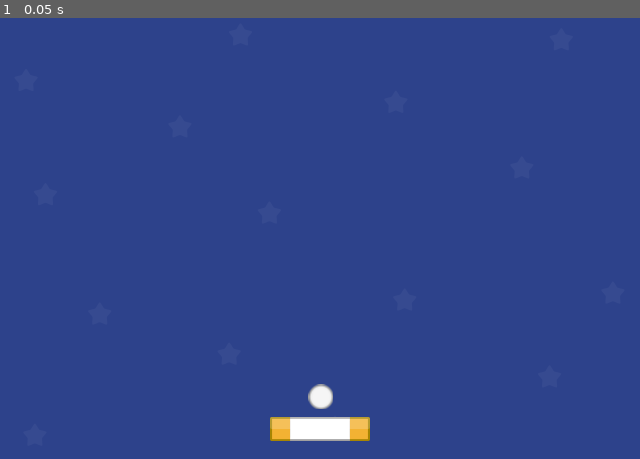
Above: before the commit, frame 1.
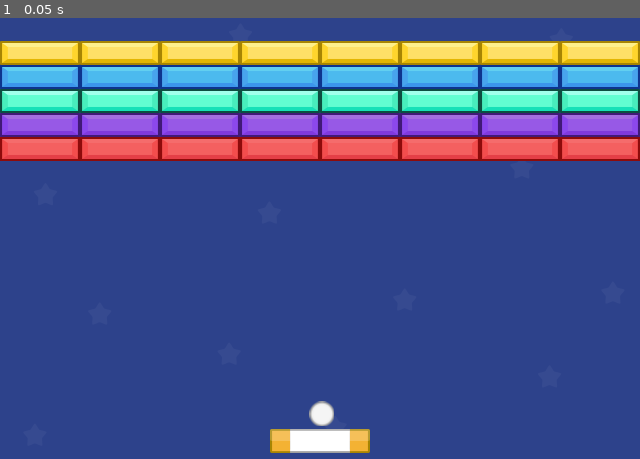
Above: after the commit, the same moment.

Repository: KvotheRMaedre/super-arkanoid
Game: Godot game, scene res://Scenes/level_one.tscn
Same seed, same stepped clock (60 frames per second), same inputs: the game is played once before the commit and once after it.
Inputs:
- Up to frame 1 (0.05 s): no input

The runs differ from the first frame. In frame 1, 29% of the frame differs, in the area x 0-100%, y 5-99%.

Commit message:
Adding blocks to the level one scene

Diff:
--- a/Scenes/block.tscn
+++ b/Scenes/block.tscn
@@ -1,14 +1,10 @@
-[gd_scene load_steps=3 format=3 uid="uid://bl6351hmnk701"]
-
-[ext_resource type="Texture2D" uid="uid://fsb1hgb8wd5" path="res://Assets/BlueBlock.png" id="1_f6r23"]
+[gd_scene load_steps=2 format=3 uid="uid://bl6351hmnk701"]
 
 [sub_resource type="RectangleShape2D" id="RectangleShape2D_c7ou6"]
 size = Vector2(80, 24)
 
 [node name="Block" type="StaticBody2D"]
 
-[node name="Sprite" type="Sprite2D" parent="."]
-texture = ExtResource("1_f6r23")
-
 [node name="Collision" type="CollisionShape2D" parent="."]
+position = Vector2(40, 12)
 shape = SubResource("RectangleShape2D_c7ou6")
--- a/Scenes/level_one.tscn
+++ b/Scenes/level_one.tscn
@@ -1,15 +1,312 @@
-[gd_scene load_steps=4 format=3 uid="uid://8i0sw8cy1fgs"]
+[gd_scene load_steps=10 format=3 uid="uid://8i0sw8cy1fgs"]
 
 [ext_resource type="PackedScene" uid="uid://d1pfcjupej81" path="res://Scenes/environment.tscn" id="1_sscwm"]
 [ext_resource type="PackedScene" uid="uid://7pdh0uasxch3" path="res://Scenes/ball.tscn" id="2_58ufe"]
 [ext_resource type="PackedScene" uid="uid://cwkkwqiphve72" path="res://Scenes/player.tscn" id="3_b4krb"]
+[ext_resource type="PackedScene" uid="uid://bl6351hmnk701" path="res://Scenes/block.tscn" id="4_qvnxx"]
+[ext_resource type="Texture2D" uid="uid://cifsnn2kaacnt" path="res://Assets/RedBlock.png" id="5_rv8my"]
+[ext_resource type="Texture2D" uid="uid://b0kvgrcyl6wm6" path="res://Assets/PurpleBlock.png" id="6_py0tt"]
+[ext_resource type="Texture2D" uid="uid://d1hgioqn3jitt" path="res://Assets/GreenBlock.png" id="7_kalfu"]
+[ext_resource type="Texture2D" uid="uid://fsb1hgb8wd5" path="res://Assets/BlueBlock.png" id="8_7bxq6"]
+[ext_resource type="Texture2D" uid="uid://ci01kph3r60cs" path="res://Assets/YellowBlock.png" id="9_017bd"]
 
 [node name="LevelOne" type="Node2D"]
 
 [node name="Environment" parent="." instance=ExtResource("1_sscwm")]
+metadata/_edit_lock_ = true
 
 [node name="Player" parent="." instance=ExtResource("3_b4krb")]
-position = Vector2(0, 29)
+position = Vector2(0, 41)
 
 [node name="Ball" parent="." instance=ExtResource("2_58ufe")]
-position = Vector2(321, 404)
+position = Vector2(322, 421)
+
+[node name="RedBLocks" type="Node2D" parent="."]
+
+[node name="Block" parent="RedBLocks" instance=ExtResource("4_qvnxx")]
+position = Vector2(0, 144)
+
+[node name="Sprite" type="Sprite2D" parent="RedBLocks/Block"]
+texture = ExtResource("5_rv8my")
+centered = false
+
+[node name="Block2" parent="RedBLocks" instance=ExtResource("4_qvnxx")]
+position = Vector2(80, 144)
+
+[node name="Sprite" type="Sprite2D" parent="RedBLocks/Block2"]
+texture = ExtResource("5_rv8my")
+centered = false
+
+[node name="Block3" parent="RedBLocks" instance=ExtResource("4_qvnxx")]
+position = Vector2(160, 144)
+
+[node name="Sprite" type="Sprite2D" parent="RedBLocks/Block3"]
+texture = ExtResource("5_rv8my")
+centered = false
+
+[node name="Block4" parent="RedBLocks" instance=ExtResource("4_qvnxx")]
+position = Vector2(240, 144)
+
+[node name="Sprite" type="Sprite2D" parent="RedBLocks/Block4"]
+texture = ExtResource("5_rv8my")
+centered = false
+
+[node name="Block5" parent="RedBLocks" instance=ExtResource("4_qvnxx")]
+position = Vector2(320, 144)
+
+[node name="Sprite" type="Sprite2D" parent="RedBLocks/Block5"]
+texture = ExtResource("5_rv8my")
+centered = false
+
+[node name="Block6" parent="RedBLocks" instance=ExtResource("4_qvnxx")]
+position = Vector2(400, 144)
+
+[node name="Sprite" type="Sprite2D" parent="RedBLocks/Block6"]
+texture = ExtResource("5_rv8my")
+centered = false
+
+[node name="Block7" parent="RedBLocks" instance=ExtResource("4_qvnxx")]
+position = Vector2(480, 144)
+
+[node name="Sprite" type="Sprite2D" parent="RedBLocks/Block7"]
+texture = ExtResource("5_rv8my")
+centered = false
+
+[node name="Block8" parent="RedBLocks" instance=ExtResource("4_qvnxx")]
+position = Vector2(560, 144)
+
+[node name="Sprite" type="Sprite2D" parent="RedBLocks/Block8"]
+texture = ExtResource("5_rv8my")
+centered = false
+
+[node name="PurpleBlocks" type="Node2D" parent="."]
+position = Vector2(560, 120)
+
+[node name="Block9" parent="PurpleBlocks" instance=ExtResource("4_qvnxx")]
+position = Vector2(-560, 0)
+
+[node name="Sprite" type="Sprite2D" parent="PurpleBlocks/Block9"]
+texture = ExtResource("6_py0tt")
+centered = false
+
+[node name="Block10" parent="PurpleBlocks" instance=ExtResource("4_qvnxx")]
+position = Vector2(-480, 0)
+
+[node name="Sprite" type="Sprite2D" parent="PurpleBlocks/Block10"]
+texture = ExtResource("6_py0tt")
+centered = false
+
+[node name="Block11" parent="PurpleBlocks" instance=ExtResource("4_qvnxx")]
+position = Vector2(-400, 0)
+
+[node name="Sprite" type="Sprite2D" parent="PurpleBlocks/Block11"]
+texture = ExtResource("6_py0tt")
+centered = false
+
+[node name="Block12" parent="PurpleBlocks" instance=ExtResource("4_qvnxx")]
+position = Vector2(-320, 0)
+
+[node name="Sprite" type="Sprite2D" parent="PurpleBlocks/Block12"]
+texture = ExtResource("6_py0tt")
+centered = false
+
+[node name="Block13" parent="PurpleBlocks" instance=ExtResource("4_qvnxx")]
+position = Vector2(-240, 0)
+
+[node name="Sprite" type="Sprite2D" parent="PurpleBlocks/Block13"]
+texture = ExtResource("6_py0tt")
+centered = false
+
+[node name="Block14" parent="PurpleBlocks" instance=ExtResource("4_qvnxx")]
+position = Vector2(-160, 0)
+
+[node name="Sprite" type="Sprite2D" parent="PurpleBlocks/Block14"]
+texture = ExtResource("6_py0tt")
+centered = false
+
+[node name="Block15" parent="PurpleBlocks" instance=ExtResource("4_qvnxx")]
+position = Vector2(-80, 0)
+
+[node name="Sprite" type="Sprite2D" parent="PurpleBlocks/Block15"]
+texture = ExtResource("6_py0tt")
+centered = false
+
+[node name="Block16" parent="PurpleBlocks" instance=ExtResource("4_qvnxx")]
+
+[node name="Sprite" type="Sprite2D" parent="PurpleBlocks/Block16"]
+texture = ExtResource("6_py0tt")
+centered = false
+
+[node name="GreenBlocks" type="Node2D" parent="."]
+
+[node name="Block17" parent="GreenBlocks" instance=ExtResource("4_qvnxx")]
+position = Vector2(0, 96)
+
+[node name="Sprite" type="Sprite2D" parent="GreenBlocks/Block17"]
+texture = ExtResource("7_kalfu")
+centered = false
+
+[node name="Block18" parent="GreenBlocks" instance=ExtResource("4_qvnxx")]
+position = Vector2(80, 96)
+
+[node name="Sprite" type="Sprite2D" parent="GreenBlocks/Block18"]
+texture = ExtResource("7_kalfu")
+centered = false
+
+[node name="Block19" parent="GreenBlocks" instance=ExtResource("4_qvnxx")]
+position = Vector2(160, 96)
+
+[node name="Sprite" type="Sprite2D" parent="GreenBlocks/Block19"]
+texture = ExtResource("7_kalfu")
+centered = false
+
+[node name="Block20" parent="GreenBlocks" instance=ExtResource("4_qvnxx")]
+position = Vector2(240, 96)
+
+[node name="Sprite" type="Sprite2D" parent="GreenBlocks/Block20"]
+texture = ExtResource("7_kalfu")
+centered = false
+
+[node name="Block21" parent="GreenBlocks" instance=ExtResource("4_qvnxx")]
+position = Vector2(320, 96)
+
+[node name="Sprite" type="Sprite2D" parent="GreenBlocks/Block21"]
+texture = ExtResource("7_kalfu")
+centered = false
+
+[node name="Block22" parent="GreenBlocks" instance=ExtResource("4_qvnxx")]
+position = Vector2(400, 96)
+
+[node name="Sprite" type="Sprite2D" parent="GreenBlocks/Block22"]
+texture = ExtResource("7_kalfu")
+centered = false
+
+[node name="Block23" parent="GreenBlocks" instance=ExtResource("4_qvnxx")]
+position = Vector2(480, 96)
+
+[node name="Sprite" type="Sprite2D" parent="GreenBlocks/Block23"]
+texture = ExtResource("7_kalfu")
+centered = false
+
+[node name="Block24" parent="GreenBlocks" instance=ExtResource("4_qvnxx")]
+position = Vector2(560, 96)
+
+[node name="Sprite" type="Sprite2D" parent="GreenBlocks/Block24"]
+texture = ExtResource("7_kalfu")
+centered = false
+
+[node name="BlueBlocks" type="Node2D" parent="."]
+position = Vector2(0, 72)
+
+[node name="Block25" parent="BlueBlocks" instance=ExtResource("4_qvnxx")]
+
+[node name="Sprite" type="Sprite2D" parent="BlueBlocks/Block25"]
+texture = ExtResource("8_7bxq6")
+centered = false
+
+[node name="Block26" parent="BlueBlocks" instance=ExtResource("4_qvnxx")]
+position = Vector2(80, 0)
+
+[node name="Sprite" type="Sprite2D" parent="BlueBlocks/Block26"]
+texture = ExtResource("8_7bxq6")
+centered = false
+
+[node name="Block27" parent="BlueBlocks" instance=ExtResource("4_qvnxx")]
+position = Vector2(160, 0)
+
+[node name="Sprite" type="Sprite2D" parent="BlueBlocks/Block27"]
+texture = ExtResource("8_7bxq6")
+centered = false
+
+[node name="Block28" parent="BlueBlocks" instance=ExtResource("4_qvnxx")]
+position = Vector2(240, 0)
+
+[node name="Sprite" type="Sprite2D" parent="BlueBlocks/Block28"]
+texture = ExtResource("8_7bxq6")
+centered = false
+
+[node name="Block29" parent="BlueBlocks" instance=ExtResource("4_qvnxx")]
+position = Vector2(320, 0)
+
+[node name="Sprite" type="Sprite2D" parent="BlueBlocks/Block29"]
+texture = ExtResource("8_7bxq6")
+centered = false
+
+[node name="Block30" parent="BlueBlocks" instance=ExtResource("4_qvnxx")]
+position = Vector2(400, 0)
+
+[node name="Sprite" type="Sprite2D" parent="BlueBlocks/Block30"]
+texture = ExtResource("8_7bxq6")
+centered = false
+
+[node name="Block31" parent="BlueBlocks" instance=ExtResource("4_qvnxx")]
+position = Vector2(480, 0)
+
+[node name="Sprite" type="Sprite2D" parent="BlueBlocks/Block31"]
+texture = ExtResource("8_7bxq6")
+centered = false
+
+[node name="Block32" parent="BlueBlocks" instance=ExtResource("4_qvnxx")]
+position = Vector2(560, 0)
+
+[node name="Sprite" type="Sprite2D" parent="BlueBlocks/Block32"]
+texture = ExtResource("8_7bxq6")
+centered = false
+
+[node name="YellowBlocks" type="Node2D" parent="."]
+
+[node name="Block33" parent="YellowBlocks" instance=ExtResource("4_qvnxx")]
+position = Vector2(0, 48)
+
+[node name="Sprite" type="Sprite2D" parent="YellowBlocks/Block33"]
+texture = ExtResource("9_017bd")
+centered = false
+
+[node name="Block34" parent="YellowBlocks" instance=ExtResource("4_qvnxx")]
+position = Vector2(80, 48)
+
+[node name="Sprite" type="Sprite2D" parent="YellowBlocks/Block34"]
+texture = ExtResource("9_017bd")
+centered = false
+
+[node name="Block35" parent="YellowBlocks" instance=ExtResource("4_qvnxx")]
+position = Vector2(160, 48)
+
+[node name="Sprite" type="Sprite2D" parent="YellowBlocks/Block35"]
+texture = ExtResource("9_017bd")
+centered = false
+
+[node name="Block36" parent="YellowBlocks" instance=ExtResource("4_qvnxx")]
+position = Vector2(240, 48)
+
+[node name="Sprite" type="Sprite2D" parent="YellowBlocks/Block36"]
+texture = ExtResource("9_017bd")
+centered = false
+
+[node name="Block37" parent="YellowBlocks" instance=ExtResource("4_qvnxx")]
+position = Vector2(320, 48)
+
+[node name="Sprite" type="Sprite2D" parent="YellowBlocks/Block37"]
+texture = ExtResource("9_017bd")
+centered = false
+
+[node name="Block38" parent="YellowBlocks" instance=ExtResource("4_qvnxx")]
+position = Vector2(400, 48)
+
+[node name="Sprite" type="Sprite2D" parent="YellowBlocks/Block38"]
+texture = ExtResource("9_017bd")
+centered = false
+
+[node name="Block39" parent="YellowBlocks" instance=ExtResource("4_qvnxx")]
+position = Vector2(480, 48)
+
+[node name="Sprite" type="Sprite2D" parent="YellowBlocks/Block39"]
+texture = ExtResource("9_017bd")
+centered = false
+
+[node name="Block40" parent="YellowBlocks" instance=ExtResource("4_qvnxx")]
+position = Vector2(560, 48)
+
+[node name="Sprite" type="Sprite2D" parent="YellowBlocks/Block40"]
+texture = ExtResource("9_017bd")
+centered = false
